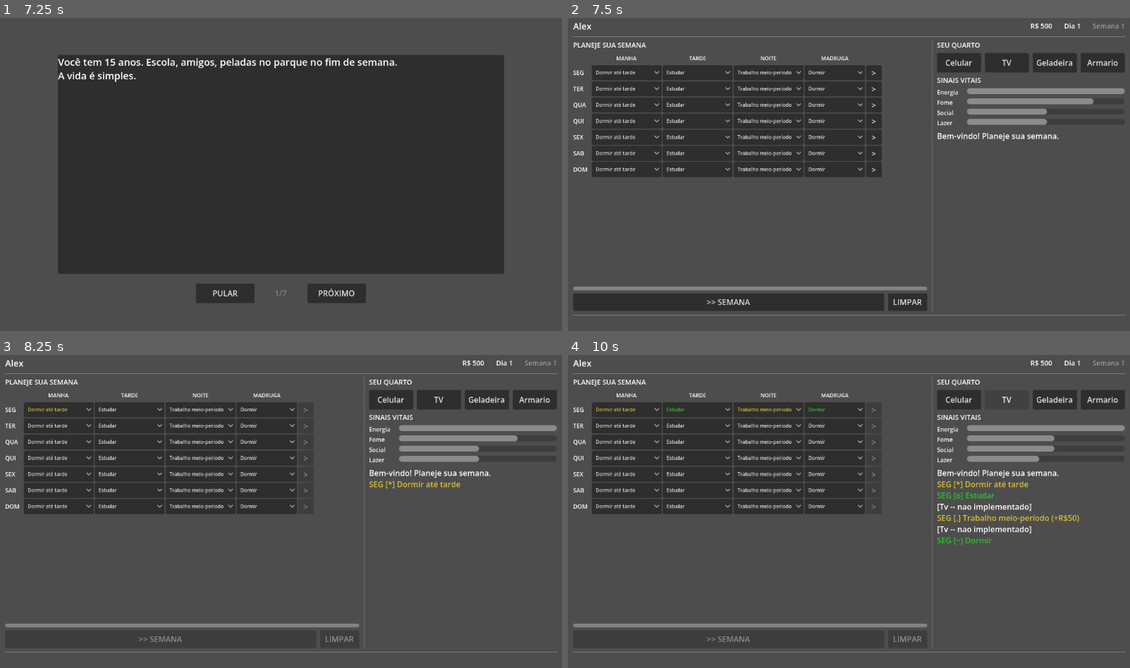
Above: before the commit, frames 1-4 (two rows, left to right).
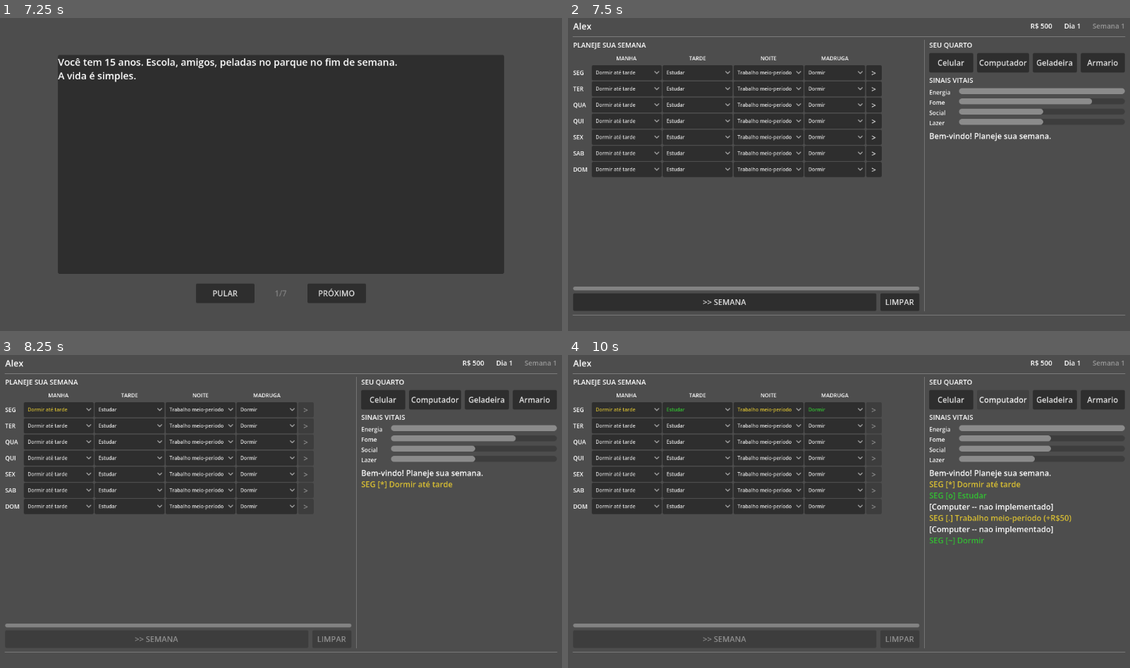
Above: after the commit, the same moments.

Repository: Slaxis/FlagFootballManager
Game: Godot game, scene res://engine/game/game.tscn
Same seed, same stepped clock (60 frames per second), same inputs: the game is played once before the commit and once after it.
Inputs (mouse positions are in pixels of both pictures, inside the frame that each line leads up to):
- Up to frame 1 (7.25 s): click "INICIAR" at 0.5 s; click (281, 168) at 1.25 s; click "OK" at 2 s; click (488, 36) at 2.77 s; type "Alex" at 2.85 s; click "JOGADOR" at 3.5 s; click "M" at 4.25 s; click "F" at 5 s; click "·" at 5.75 s; click "INICIAR" at 6.5 s
- Up to frame 2 (7.5 s): click "PULAR" at 7.25 s
- Up to frame 3 (8.25 s): click ">" at 8 s
- Up to frame 4 (10 s): click (1006, 398) at 8.75 s, where only the run before the commit has a clickable "TV"; click (1000, 398) at 9.5 s, where only the run after the commit has a clickable "Computador"

Frame 1 is identical in both runs. In frame 2, 1.6% of the frame differs, in the area x 23-94%, y 6-94%; in frame 3, 1.7%; in frame 4, 2.7%, in the area x 24-91%, y 6-94%.

Commit message:
fix: enforce sequential day resolution, TV -> Computer
- Days must be played in order (can't skip ahead)
- TV renamed to Computer (will become interactive floating menu)
- TODO: added Phase 6 — floating draggable menus for room objects

Co-Authored-By: Claude Opus 4.6 (1M context) <noreply@anthropic.com>

Diff:
--- a/game/modules/brasil_2026/ui/player_home/player_home.gd
+++ b/game/modules/brasil_2026/ui/player_home/player_home.gd
@@ -33,7 +33,7 @@
 const T_VITALS: Dictionary = {"pt": "SINAIS VITAIS", "en": "VITALS"}
 const T_WELCOME: Dictionary = {"pt": "Bem-vindo! Planeje sua semana.", "en": "Welcome home. Plan your week."}
 const T_PHONE: Dictionary = {"pt": "Celular", "en": "Phone"}
-const T_TV: Dictionary = {"pt": "TV", "en": "TV"}
+const T_COMPUTER: Dictionary = {"pt": "Computador", "en": "Computer"}
 const T_FRIDGE: Dictionary = {"pt": "Geladeira", "en": "Fridge"}
 const T_WARDROBE: Dictionary = {"pt": "Armario", "en": "Wardrobe"}
 const T_NOT_IMPL: Dictionary = {"pt": " -- nao implementado", "en": " -- not yet implemented"}
@@ -213,7 +213,7 @@
 		child.queue_free()
 	var items: Array[Dictionary] = [
 		{"label": T_PHONE, "id": "phone"},
-		{"label": T_TV, "id": "tv"},
+		{"label": T_COMPUTER, "id": "computer"},
 		{"label": T_FRIDGE, "id": "fridge"},
 		{"label": T_WARDROBE, "id": "wardrobe"},
 	]
@@ -264,8 +264,18 @@
 
 # --- Resolve single day ---
 
+func _next_unresolved_day() -> String:
+	for d: String in DAYS:
+		if not _day_resolved.get(d, false):
+			return d
+	return ""
+
 func _on_play_day(day_id: String) -> void:
 	if _resolving or _day_resolved.get(day_id, false):
+		return
+	# Must resolve days in order
+	var next: String = _next_unresolved_day()
+	if next != "" and next != day_id:
 		return
 	_resolving = true
 	_set_buttons_enabled(false)
Not shown, changed: TODO.md
